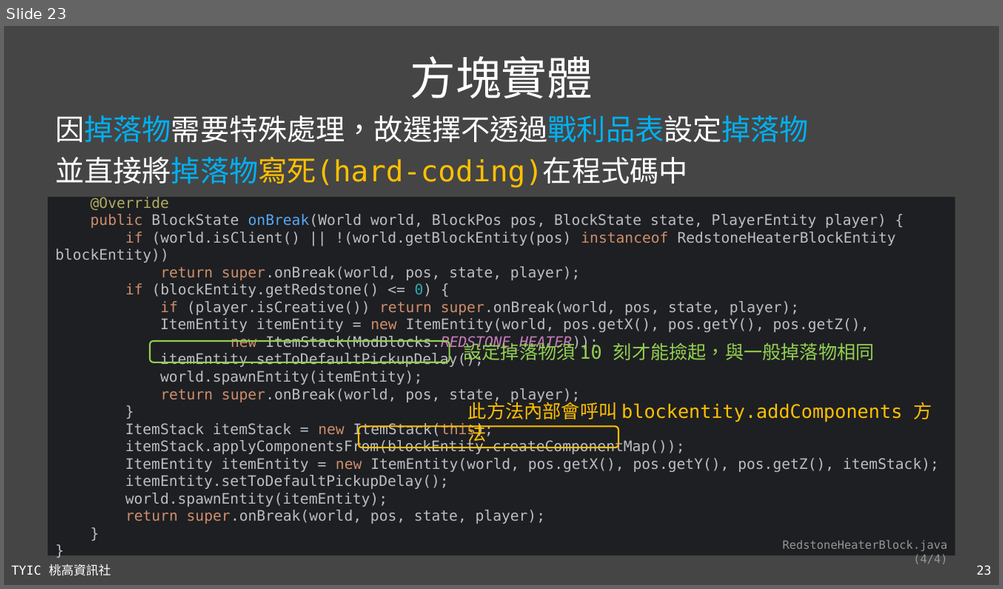
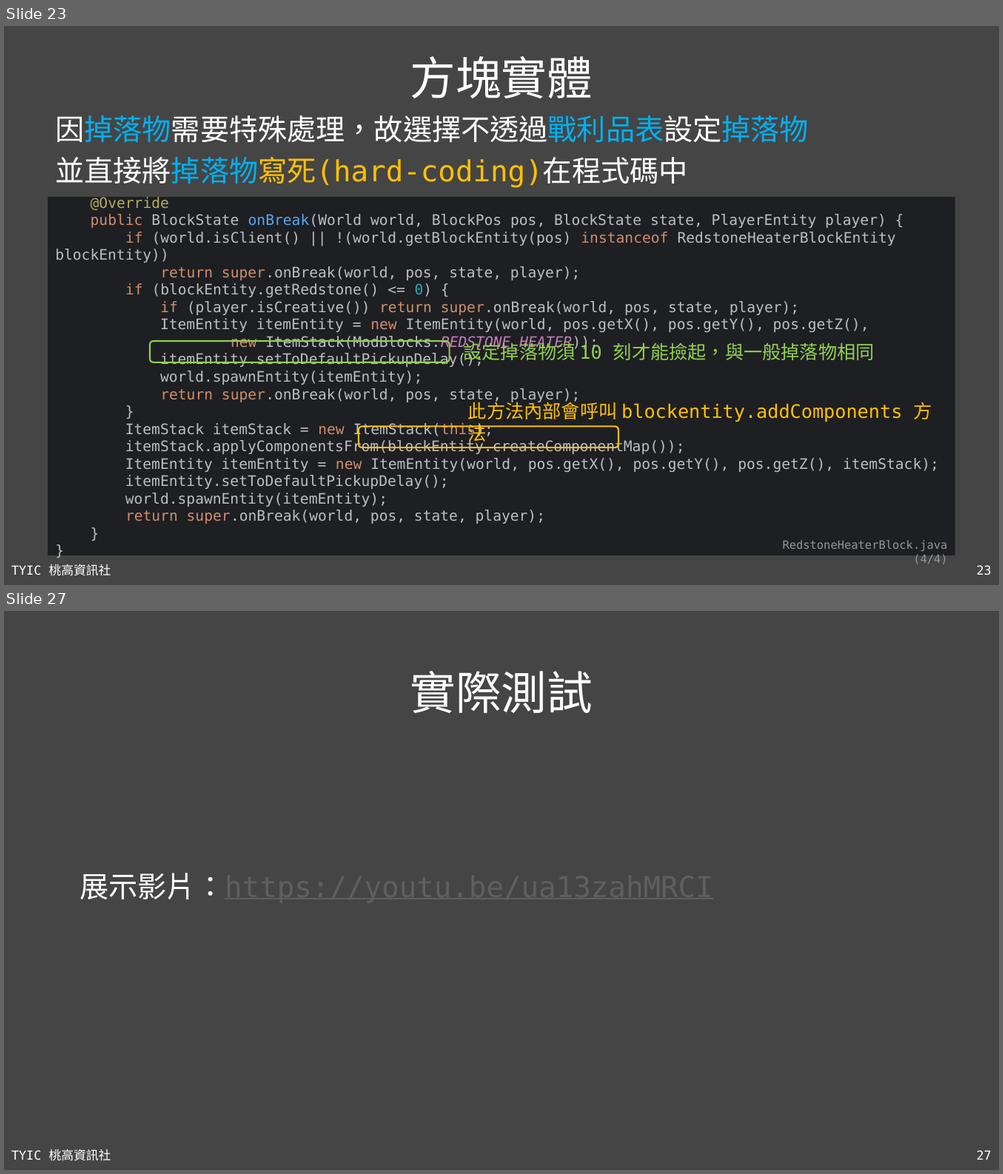
Before and after one commit to TYSHIC/slides, a slide deck: ppt/54_Java 專案：NBT.pptx. Shown one above the other, each under a label of ours: slide 23 before the commit, slides 23 and 27 after it; the slides between them are not shown. The pictures are 1003x589 and 1003x1174 pixels, drawn with LibreOffice and Linux fonts; fonts in the diff are those of the drawing. Boxes give left, top, right and bottom in pixels: in the first picture for what was removed or moved away, otherwise in the second. Text is boxed around its words. In the diff, an @@ line names an element or a change of style, - is before the commit and + after.

```diff
--- a/ppt/54_Java 專案：NBT.pptx
+++ b/ppt/54_Java 專案：NBT.pptx
@@ slide 27 added at [4,611,999,1170], background #454545; not listed: 2 template elements that a slide beside it also shows @@
@@ title added at [410,671,592,713], 44 pt, text #FFFFFF @@
+實際測試
@@ text added at [79,873,712,900], 28 pt, text #5F5F5F, underline @@
+展示影片：https://youtu.be/ua13zahMRCI
```
Also in this commit, not shown: 3 slides changed, 2 other slides added, 1 slide removed, 10 other files.
